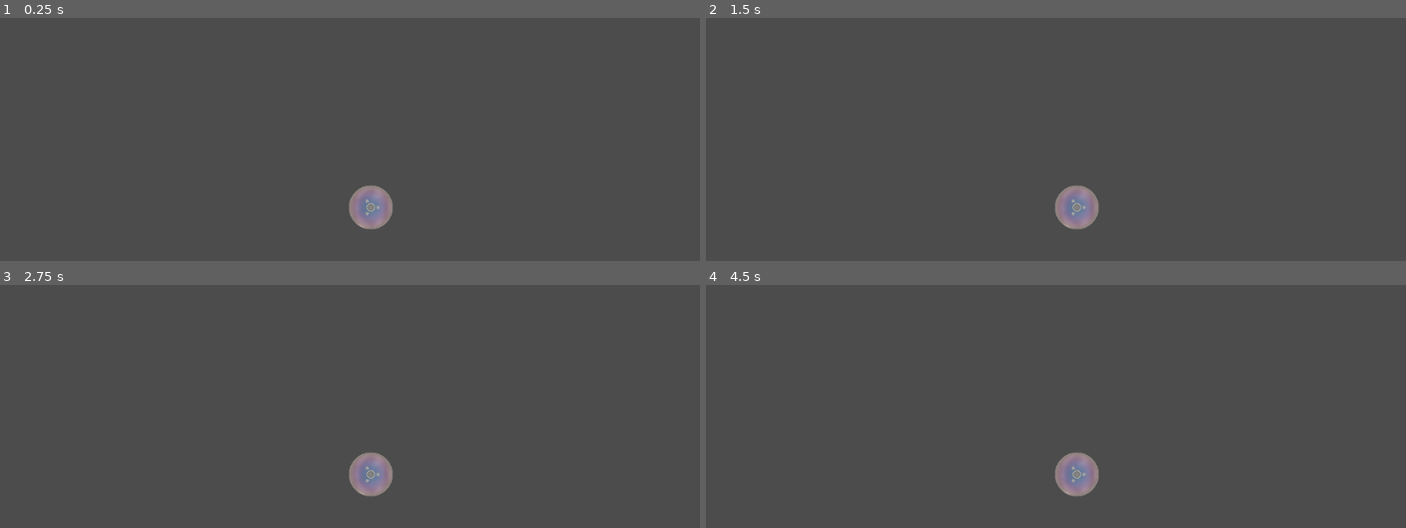
Above: before the commit, frames 1-4 (two rows, left to right).
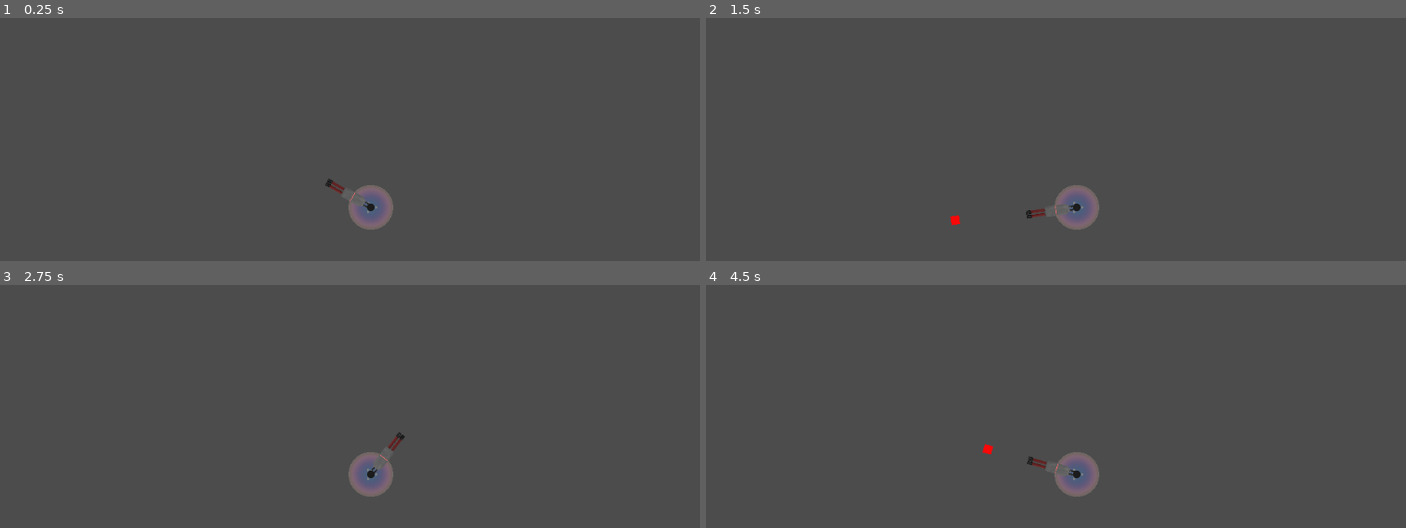
Above: after the commit, the same moments.

Repository: Mewtastic/4-bullet-gun
Game: Godot game, scene res://Scenes/Level one.tscn
The game is run twice, just before and just after one commit, with the same random seed, the same clock (stepped at 60 frames per second) and the same inputs. The project has no main scene, so this scene is started directly. The engine's default icon, where the game draws it, is replaced by a stand-in: a white triangle on a blue panel in a dark square.
Inputs (mouse positions are in pixels of both pictures, inside the frame that each line leads up to):
- Up to frame 1 (0.25 s): no input
- Up to frame 2 (1.5 s): tap Enter at 0.5 s; move the mouse to (1238, 185) at 0.52 s; hold D (right) from 0.53 s (still down); click (1238, 185) at 0.6 s; tap Space at 1.25 s; move the mouse to (930, 229) at 1.27 s; click (930, 229) at 1.35 s
- Up to frame 3 (2.75 s): tap Enter at 2 s; move the mouse to (448, 379) at 2.02 s; release D (right) at 2.03 s; hold A (left) from 2.03 s (still down); click (448, 379) at 2.1 s
- Up to frame 4 (4.5 s): move the mouse to (outside the picture) at 2.77 s; release A (left) at 2.78 s; hold D (right) 2.78-4.28 s; click (outside the picture) at 2.85 s; tap Space at 3.5 s; move the mouse to (outside the picture) at 3.52 s; click (outside the picture) at 3.6 s; tap Enter at 4.25 s; move the mouse to (853, 408) at 4.27 s; hold A (left) from 4.28 s (still down); click (853, 408) at 4.35 s

The runs differ from the first frame. In frame 1, 0.8% of the frame differs, in the area x 46-57%, y 66-87%; in frame 2, 0.9%, in the area x 34-57%, y 69-87%; in frame 3, 0.8%; in frame 4, 0.9%.

Commit message:
Yet another big commit

Diff:
--- /dev/null
+++ b/Assets/Instances/Barrel.tscn
@@ -0,0 +1,26 @@
+[gd_scene load_steps=4 format=2]
+
+[ext_resource path="res://Assets/Sprites/barrel.png" type="Texture" id=1]
+[ext_resource path="res://Scripts/Barrel.gd" type="Script" id=2]
+
+[sub_resource type="RectangleShape2D" id=1]
+extents = Vector2( 33.4475, 45.9526 )
+
+[node name="Barrel" type="Node2D"]
+z_index = -1
+script = ExtResource( 2 )
+__meta__ = {
+"_edit_group_": true
+}
+
+[node name="Area2D" type="Area2D" parent="."]
+collision_layer = 16
+collision_mask = 2
+
+[node name="Sprite" type="Sprite" parent="Area2D"]
+scale = Vector2( 0.3, 0.3 )
+texture = ExtResource( 1 )
+
+[node name="CollisionShape2D" type="CollisionShape2D" parent="Area2D"]
+shape = SubResource( 1 )
+[connection signal="area_entered" from="Area2D" to="." method="_on_Area2D_area_entered"]
--- a/Assets/Instances/Bullet.tscn
+++ b/Assets/Instances/Bullet.tscn
@@ -1,15 +1,17 @@
-[gd_scene load_steps=4 format=2]
+[gd_scene load_steps=5 format=2]
 
-[ext_resource path="res://Assets/Sprites/icon.png" type="Texture" id=1]
+[ext_resource path="res://Assets/Sprites/Bullet.png" type="Texture" id=1]
 [ext_resource path="res://Scripts/Bullet.gd" type="Script" id=2]
 
+[sub_resource type="RectangleShape2D" id=2]
+extents = Vector2( 6.00528, 5.87597 )
+
 [sub_resource type="RectangleShape2D" id=1]
-extents = Vector2( 21.9386, 6.77795 )
+extents = Vector2( 6.0715, 6.0084 )
 
 [node name="Bullet" type="KinematicBody2D"]
-visible = false
 collision_layer = 2
-collision_mask = 0
+collision_mask = 4
 script = ExtResource( 2 )
 __meta__ = {
 "_edit_group_": true
@@ -17,17 +19,19 @@
 
 [node name="Sprite" type="Sprite" parent="."]
 modulate = Color( 0.980392, 0.0352941, 0.0352941, 1 )
-position = Vector2( 0.198418, 0.19843 )
-scale = Vector2( 0.68376, 0.237304 )
+scale = Vector2( 3, 3 )
 texture = ExtResource( 1 )
 
 [node name="CollisionShape2D" type="CollisionShape2D" parent="."]
-shape = SubResource( 1 )
+shape = SubResource( 2 )
 
 [node name="Area2D" type="Area2D" parent="."]
 collision_layer = 2
-collision_mask = 4
+collision_mask = 12
 
 [node name="CollisionShape2D" type="CollisionShape2D" parent="Area2D"]
 shape = SubResource( 1 )
+
+[node name="VisibilityNotifier2D" type="VisibilityNotifier2D" parent="."]
 [connection signal="area_shape_entered" from="Area2D" to="." method="_on_Area2D_area_shape_entered"]
+[connection signal="screen_exited" from="VisibilityNotifier2D" to="." method="_on_VisibilityNotifier2D_screen_exited"]
--- /dev/null
+++ b/Assets/Instances/Gun.tscn
@@ -0,0 +1,16 @@
+[gd_scene load_steps=3 format=2]
+
+[ext_resource path="res://Assets/Sprites/gun.png" type="Texture" id=1]
+[ext_resource path="res://Scripts/Gun.gd" type="Script" id=2]
+
+[node name="Gun" type="Node2D"]
+script = ExtResource( 2 )
+
+[node name="Sprite" type="Sprite" parent="."]
+scale = Vector2( 0.1, 0.1 )
+z_index = 2
+texture = ExtResource( 1 )
+offset = Vector2( 320, 0 )
+
+[node name="Muzzle" type="Position2D" parent="."]
+position = Vector2( 36, 0 )
--- a/Scenes/Level one.tscn
+++ b/Scenes/Level one.tscn
@@ -1,14 +1,14 @@
 [gd_scene load_steps=4 format=2]
 
 [ext_resource path="res://Assets/Instances/Player.tscn" type="PackedScene" id=1]
-[ext_resource path="res://Assets/Instances/Bullet.tscn" type="PackedScene" id=2]
+[ext_resource path="res://Assets/Instances/Gun.tscn" type="PackedScene" id=2]
 
 [sub_resource type="RectangleShape2D" id=1]
 extents = Vector2( 890.077, 29.941 )
 
 [node name="Level one" type="Node2D"]
 
-[node name="StaticBody2D" type="StaticBody2D" parent="."]
+[node name="StaticBody2D" type="KinematicBody2D" parent="."]
 position = Vector2( -81.7933, 378.812 )
 collision_layer = 4
 collision_mask = 4
@@ -28,7 +28,7 @@
 position = Vector2( 511.388, 607.364 )
 shape = SubResource( 1 )
 
-[node name="StaticBody2D2" type="StaticBody2D" parent="."]
+[node name="StaticBody2D2" type="KinematicBody2D" parent="."]
 position = Vector2( 163.817, -379.377 )
 rotation = 1.5708
 collision_layer = 4
@@ -51,6 +51,5 @@
 
 [node name="Player" parent="." instance=ExtResource( 1 )]
 
-[node name="Bullet" parent="." instance=ExtResource( 2 )]
+[node name="Gun" parent="." instance=ExtResource( 2 )]
 TargetPath = NodePath("../Player")
-[connection signal="teleport" from="Bullet" to="Player" method="_on_Bullet_teleport"]
--- /dev/null
+++ b/Scripts/Barrel.gd
@@ -0,0 +1,4 @@
+extends Node2D
+
+func _on_Area2D_area_entered(area):
+	$Barrel.visible = false
--- a/Scripts/Bullet.gd
+++ b/Scripts/Bullet.gd
@@ -2,50 +2,47 @@
 
 const PURPLE_BULLET = 0 # Teleport bullet
 const BLUE_BULLET = 1 # Obstacle trigger bullet. EX. Will explode barrels
-const GREEN_BULLET = 2 # Knockback bullet
-const YELLOW_BULLET = 3 # Bounce off walls and damage enemies
-const RED_BULLET = 4 # Shoots 3 bullets and damage enemies
-
-var bullet0 = 0
-var bullet1 = 0
+const YELLOW_BULLET = 2 # Bounce off walls and damage enemies
+const RED_BULLET = 3 # Shoots a bullet and damage enemies
 
 signal teleport
 
-var pos = Vector2()
-var prev_pos = Vector2()
-var speed = 1500
-var loaded = true
+var speed = 750
 var velocity = Vector2()
+var bullet_type = null
+var bounces = 0
+const BOUNCE_MAX = 3
 
-export (NodePath) var TargetPath
+func start(pos, dir, type):
+	rotation = dir
+	position = pos
+	bullet_type = type
+	velocity = Vector2(speed, 0).rotated(rotation)
 
-onready var TargetNode = get_node(TargetPath)
-onready var StartOffset = self.transform.origin - TargetNode.transform.origin
+func _physics_process(delta):
+	velocity = move_and_slide(velocity)
+	if bullet_type == YELLOW_BULLET:
+		var collision = move_and_collide(velocity * delta)
+		if collision:
+			bounces += 1
+			if bounces >= BOUNCE_MAX:
+				queue_free()
+			velocity = velocity.bounce(collision.normal)
+			if collision.collider.has_method("hit"):
+				collision.collider.hit()
 
-func _ready():
-	randomize()
-	bullet0 = rand_range(0, 5)
-	bullet1 = rand_range(0, 5)
-
-func get_input():
-	if loaded:
-		look_at(get_global_mouse_position())
-	if Input.is_action_just_pressed("shoot") and loaded:
-		visible = true
-		loaded = false
-		velocity = Vector2(speed, 0).rotated(rotation)
-
-func _process(delta):
-	get_input()
-	if loaded:
-		self.transform.origin = TargetNode.transform.origin + StartOffset
-	velocity = move_and_slide(velocity)
+func _on_Area2D_area_shape_entered(area_id, area, area_shape, self_shape):
+	if bullet_type == YELLOW_BULLET:
+		pass
+	else:
+		velocity = Vector2()
+		visible = false
+		if bullet_type == PURPLE_BULLET:
+			var pos = global_position
+			emit_signal("teleport", pos)
+		queue_free()
 
 
-func _on_Area2D_area_shape_entered(area_id, area, area_shape, self_shape):
-	# Teleport
-	loaded = true
-	velocity = Vector2()
-	visible = false
-	pos = global_position
-	emit_signal("teleport", pos)
+func _on_VisibilityNotifier2D_screen_exited():
+	if bullet_type != PURPLE_BULLET:
+		queue_free()
--- /dev/null
+++ b/Scripts/Gun.gd
@@ -0,0 +1,25 @@
+extends Node2D
+
+var Bullet = preload("res://Assets/Instances/Bullet.tscn")
+export (NodePath) var TargetPath
+
+onready var TargetNode = get_node(TargetPath)
+onready var StartOffset = self.transform.origin - TargetNode.transform.origin
+
+func _ready():
+	randomize()
+
+func get_input():
+	look_at(get_global_mouse_position())
+	if Input.is_action_just_pressed("shoot"):
+		shoot()
+
+func shoot():
+	var b = Bullet.instance()
+	b.start($Muzzle.global_position, rotation, 3)
+	get_parent().add_child(b)
+
+
+func _physics_process(delta):
+	get_input()
+	self.transform.origin = TargetNode.transform.origin + StartOffset
--- a/project.godot
+++ b/project.godot
@@ -16,6 +16,8 @@
 [application]
 
 config/name="4 -bullet-gun"
+boot_splash/image="res://Assets/Sprites/SplashScreen.png"
+boot_splash/bg_color=Color( 0, 0, 0, 1 )
 config/icon="res://Assets/Sprites/icon.png"
 
 [display]
Binary file added: Assets/Sprites/Bullet.png
Not shown, added: Assets/Sprites/Bullet.png.import
Binary file changed: Assets/Sprites/Sphere.png
Binary file added: Assets/Sprites/SplashScreen.png
Not shown, added: Assets/Sprites/SplashScreen.png.import
Binary file added: Assets/Sprites/barrel.png
Not shown, added: Assets/Sprites/barrel.png.import
Binary file added: Assets/Sprites/gun.png
Not shown, added: Assets/Sprites/gun.png.import
